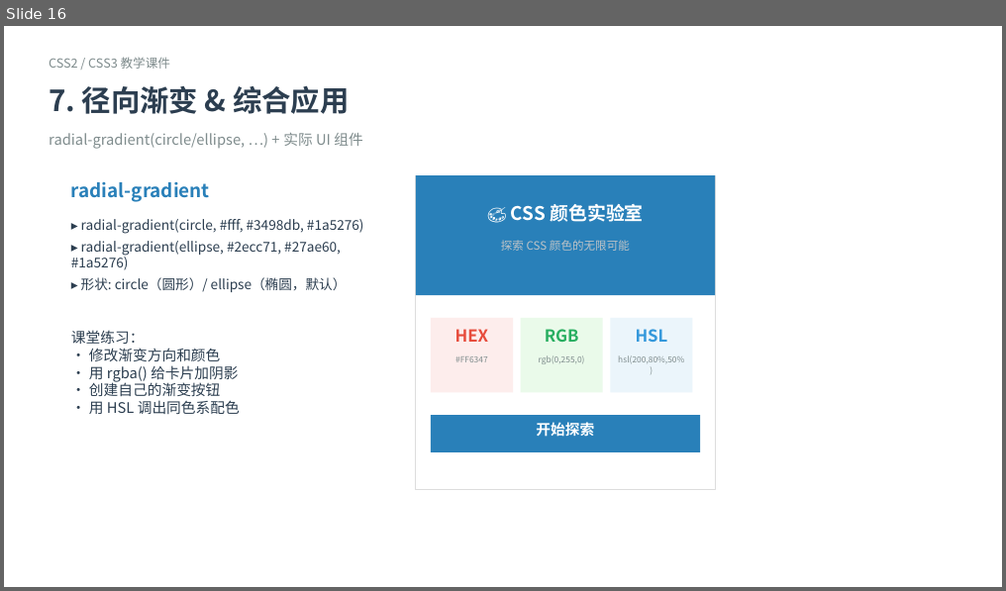
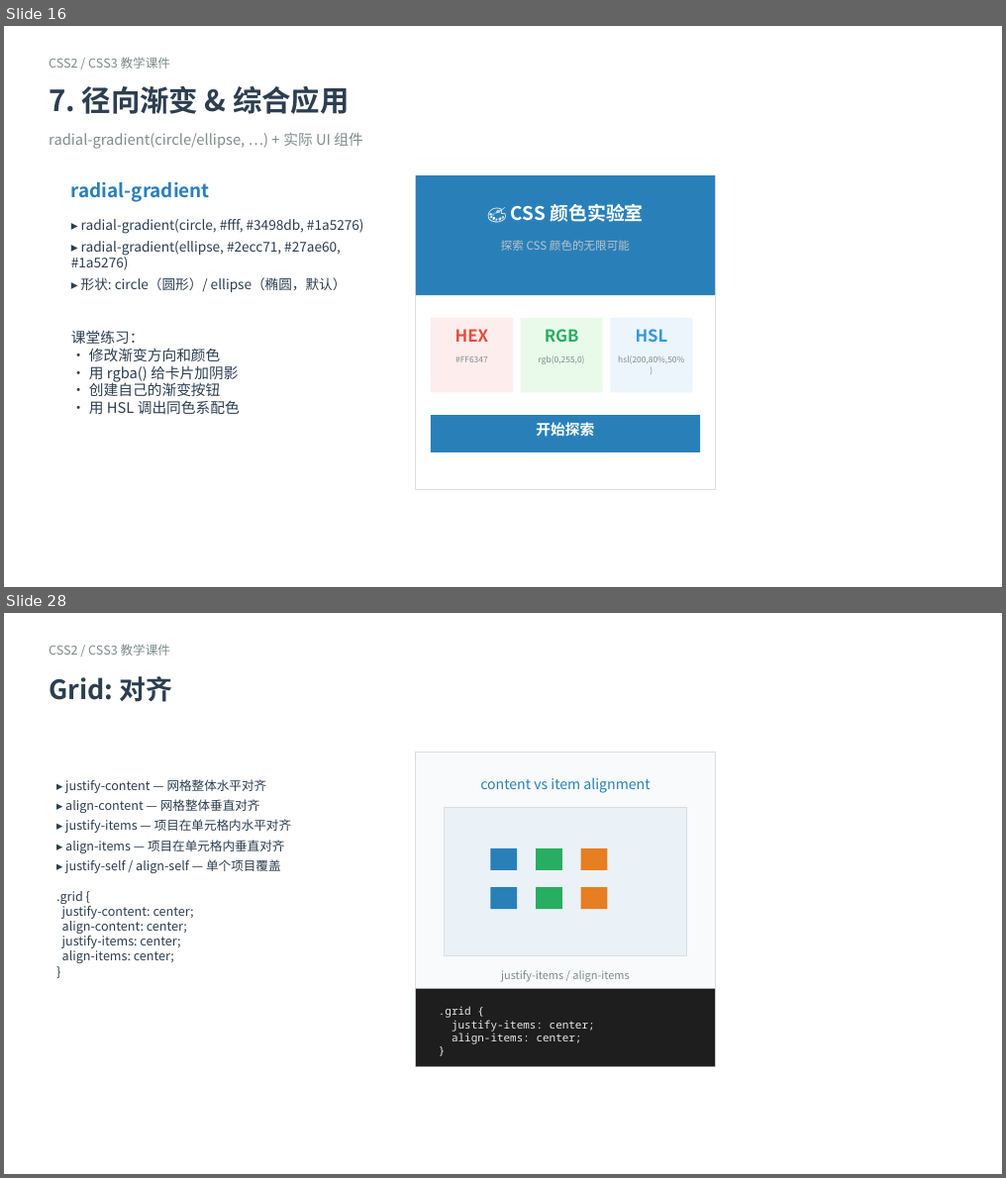
Before and after one commit to cxsun123/frontend-tutorial, a slide deck: CSS2_CSS3.pptx. Shown one above the other, each under a label of ours: slide 16 before the commit, slides 16 and 28 after it; the slides between them are not shown. The pictures are 1006x591 and 1006x1178 pixels, drawn with LibreOffice and Linux fonts; fonts in the diff are those of the drawing. Boxes give left, top, right and bottom in pixels: in the first picture for what was removed or moved away, otherwise in the second. Text is boxed around its words. In the diff, an @@ line names an element or a change of style, - is before the commit and + after.

Commit message:
feat: add TypeScript examples, syntax highlighting, and Docker support
- Added 7 TypeScript demo files with syntax highlighting (01-07)
- Added HTML versions of TS examples with Highlight.js
- Added CSS3 enhanced examples (08-css3.html)
- Updated CSS examples (04-layout, 05-flex-grid, 06-responsive, 07-effects)
- Added TypeScript_Introduction.pptx
- Added Dockerfile and .dockerignore for deployment
- Updated README with Bun/Python/Docker instructions
- Fixed example-playground.js getInlineStyles() to exclude head styles
- Updated index.html with TypeScript card

```diff
--- a/CSS2_CSS3.pptx
+++ b/CSS2_CSS3.pptx
@@ slide 28 added at (4,613,1002,1174), background #FFFFFF @@
@@ text added at (49,644,170,656), 12 pt, text #7F8C8D @@
+CSS2 / CSS3 教学课件
@@ text added at (49,676,172,702), 25.5 pt, text #2C3E50, bold @@
+Grid: 对齐
@@ rectangle added at (416,752,715,1066), fill #F8FAFB, outline #D8DEE3 0.9 pt @@
@@ text added at (56,779,291,963), 12 pt, text #2C3E50 @@
+▸ justify-content — 网格整体水平对齐
+▸ align-content — 网格整体垂直对齐
+▸ justify-items — 项目在单元格内水平对齐
+▸ align-items — 项目在单元格内垂直对齐
+▸ justify-self / align-self — 单个项目覆盖
+.grid {
+justify-content: center;
+align-content: center;
+justify-items: center;
+align-items: center;
+}
@@ text added at (480,777,649,793), 13.5 pt, text #2980B9 @@
+content vs item alignment
@@ rectangle added at (445,808,687,956), fill #EAF2F8, outline #D8DEE3 0.9 pt @@
@@ rectangle added at (491,849,517,870), fill #2980B9 @@
@@ rectangle added at (536,849,561,870), fill #27AE60 @@
@@ rectangle added at (581,849,607,870), fill #E67E22 @@
@@ rectangle added at (491,888,517,909), fill #2980B9 @@
@@ rectangle added at (536,888,561,909), fill #27AE60 @@
@@ rectangle added at (581,888,607,909), fill #E67E22 @@
@@ rectangle added at (416,989,715,1066), fill #1E1E1E @@
@@ text added at (501,970,629,982), 10.5 pt, text #7F8C8D @@
+justify-items / align-items
@@ text added at (439,1006,595,1045), 10.5 pt, text #E8E8E8 @@
+.grid {
+justify-items: center;
+align-items: center;
+}
```
Also in this commit, not shown: 57 other slides added, 49 other files.
